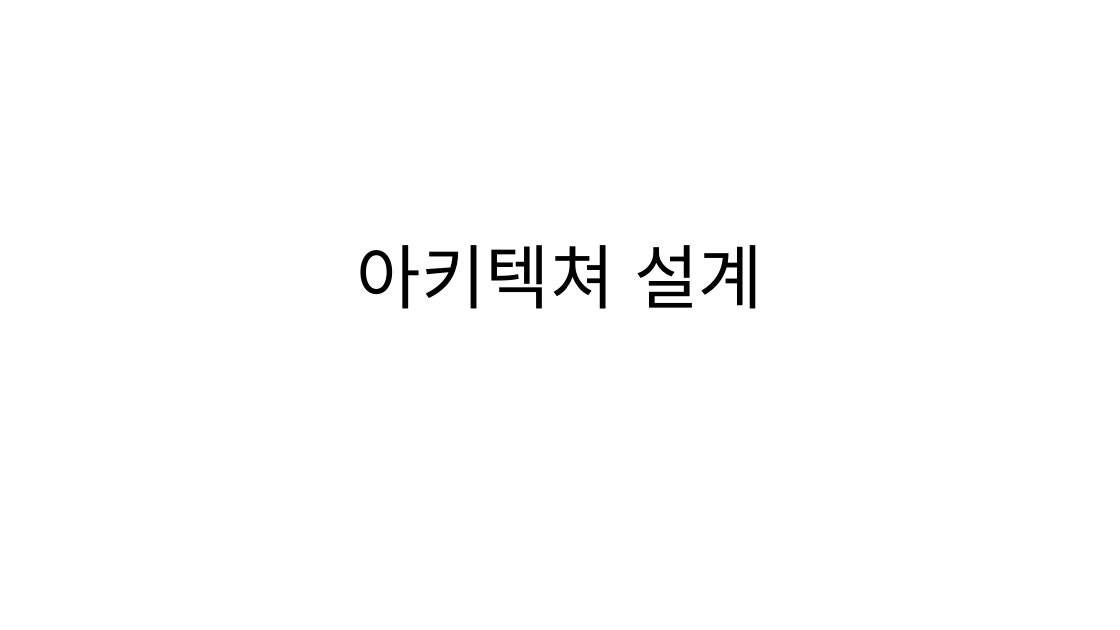
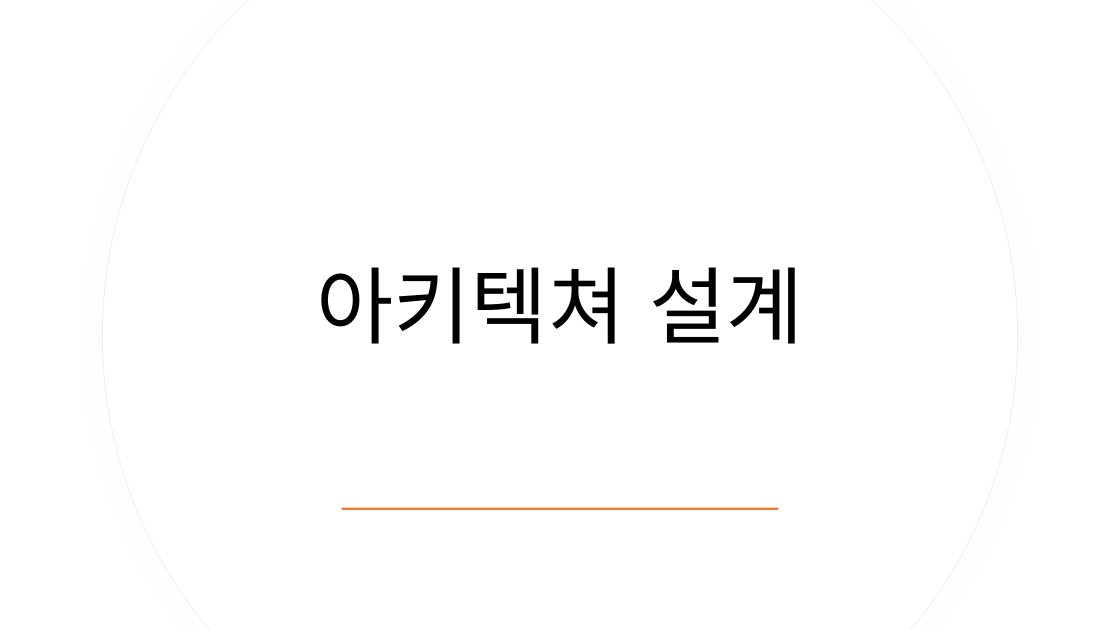
Before and after one commit to Son2kwon/SE_Project, a slide deck: slide 1 of Non-Coding-Region/SE_project 동영상 용 PPT.pptx. Drawn at 1120x630 pixels with LibreOffice and Linux fonts; fonts in the diff are those of the drawing. Boxes give left, top, right and bottom in pixels: in the first picture for what was removed or moved away, otherwise in the second. Text is boxed around its words. In the diff, an @@ line names an element or a change of style, - is before the commit and + after.

```diff
--- a/Non-Coding-Region/SE_project 동영상 용 PPT.pptx
+++ b/Non-Coding-Region/SE_project 동영상 용 PPT.pptx
@@ freeform shape added at (103,0,1018,630), fill #FFFFFF, outline #EFEFEF 0.75 pt @@
@@ freeform shape added at (103,0,1017,630), fill #FFFFFF @@
@@ title "아키텍쳐 설계": place and size @@
-title "아키텍쳐 설계" at (357,245,763,309)
+title "아키텍쳐 설계" at (316,267,804,344)
@@ title "아키텍쳐 설계" at (316,267,804,344): size 60 to 72 pt; vertical alignment bottom to middle @@
@@ rectangle added at (342,507,779,510), fill #ED7D31 @@
```
Also in this commit, not shown: 3 other slides changed, 25 slides added, 1 slide removed.
